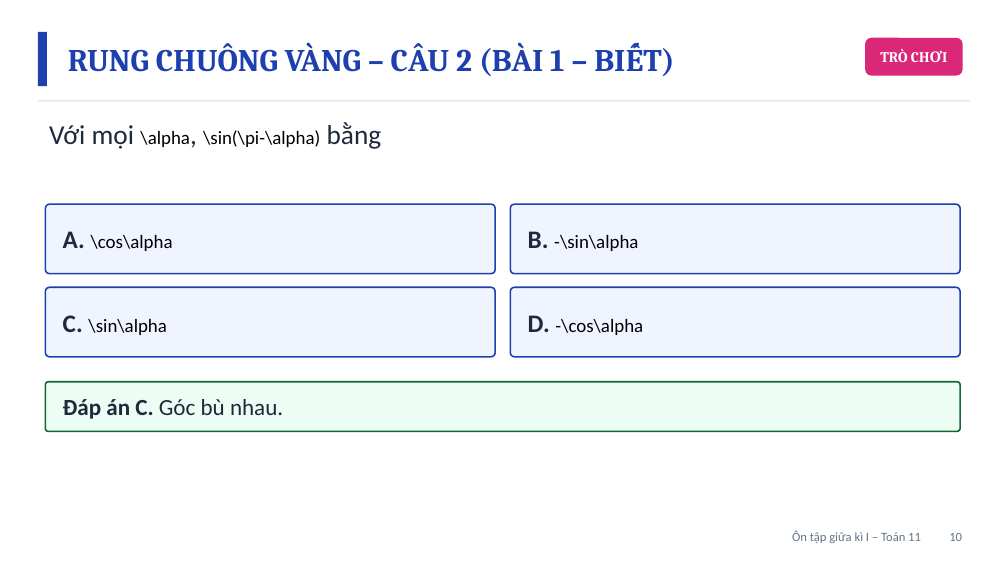
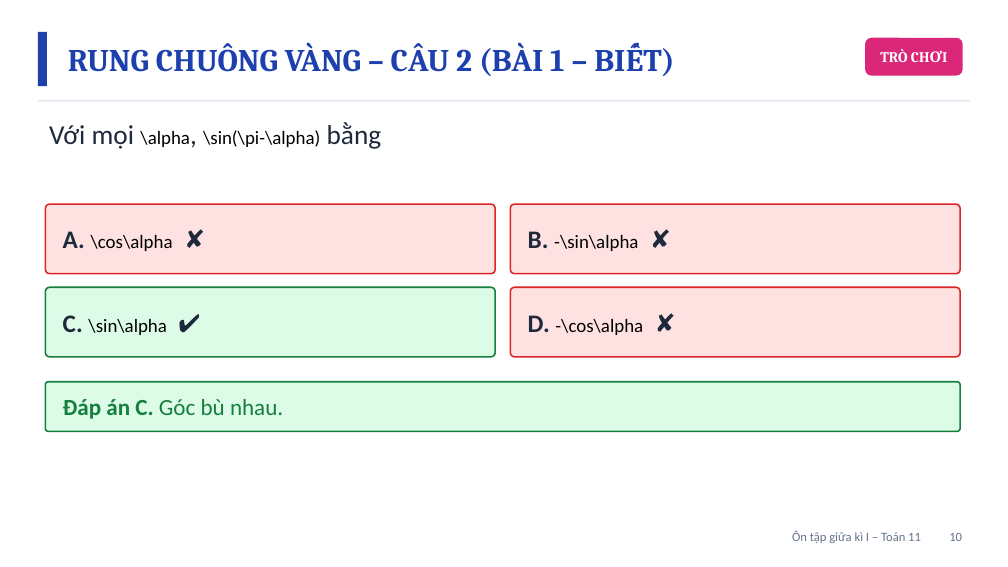
Before and after one commit to Trangtu66/Taode_thi_online, a slide deck: slide 10 of mon/toan/slide/lop11/BaiGiangDienTu_TOAN11_OnTapGiuaKi1_T22-23.pptx. Drawn at 1008x567 pixels with LibreOffice and Linux fonts; fonts in the diff are those of the drawing. Boxes give left, top, right and bottom in pixels: in the first picture for what was removed or moved away, otherwise in the second. Text is boxed around its words. In the diff, an @@ line names an element or a change of style, - is before the commit and + after.

```diff
--- a/mon/toan/slide/lop11/BaiGiangDienTu_TOAN11_OnTapGiuaKi1_T22-23.pptx
+++ b/mon/toan/slide/lop11/BaiGiangDienTu_TOAN11_OnTapGiuaKi1_T22-23.pptx
@@ rounded rectangle: place and size @@
-rounded rectangle at <box>510,287,960,357</box>
+rounded rectangle at <box>510,204,960,274</box>
@@ text at <box>63,231,173,251</box>: text changed @@
-A. \cos\alpha
+A. \cos\alpha ✘
@@ text at <box>528,231,638,251</box>: text changed @@
-B. -\sin\alpha
+B. -\sin\alpha ✘
@@ rounded rectangle at <box>45,287,495,357</box>: fill #EFF4FF to #DCFCE7; outline #1E40AF 1.5 pt to #15803D 1.5 pt @@
@@ fill #EFF4FF to #FEE2E2; outline #1E40AF 1.5 pt to #DC2626 1.5 pt in 3 elements at <box>510,204,960,274</box>, <box>45,204,495,274</box>, <box>510,287,960,357</box> @@
@@ rounded rectangle: place and size @@
-rounded rectangle at <box>510,204,960,274</box>
+rounded rectangle at <box>510,287,960,357</box>
@@ text at <box>63,315,166,335</box>: text changed @@
-C. \sin\alpha
+C. \sin\alpha ✔
@@ text at <box>528,315,643,335</box>: text changed @@
-D. -\cos\alpha
+D. -\cos\alpha ✘
@@ rounded rectangle at <box>45,382,960,432</box>: fill #ECFDF3 to #DCFCE7; outline #166534 1.5 pt to #15803D 1.5 pt @@
@@ text "Đáp án C. Góc bù ..." at <box>63,399,283,419</box>: text colour #1E293B to #15803D @@
```
Also in this commit, not shown: 22 other slides changed, 37 other files.
